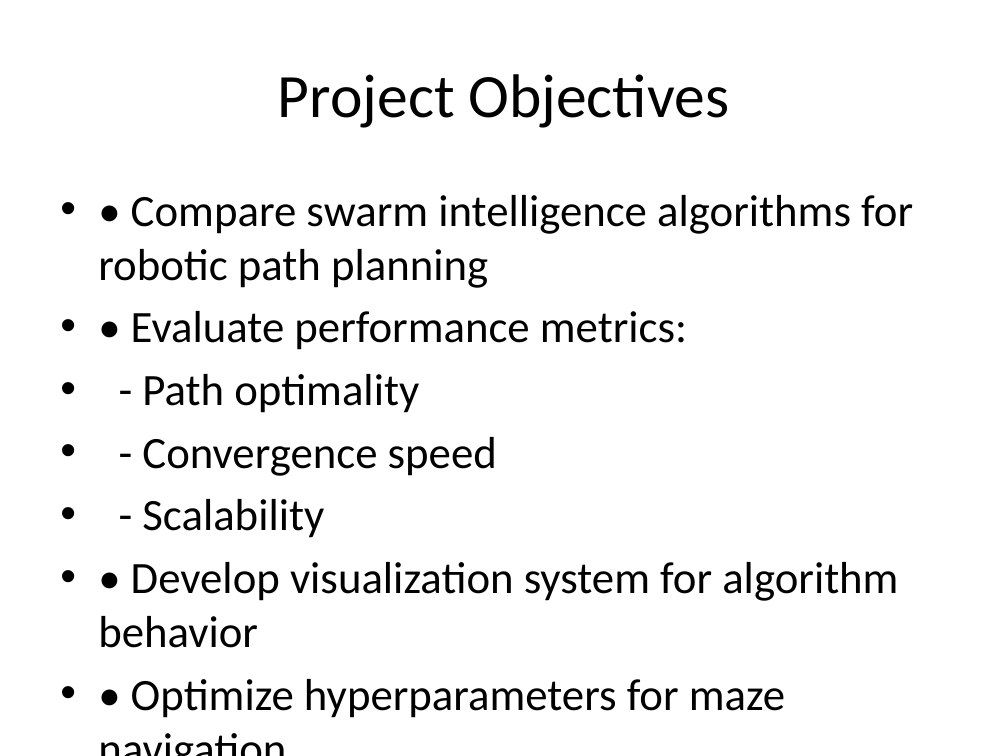
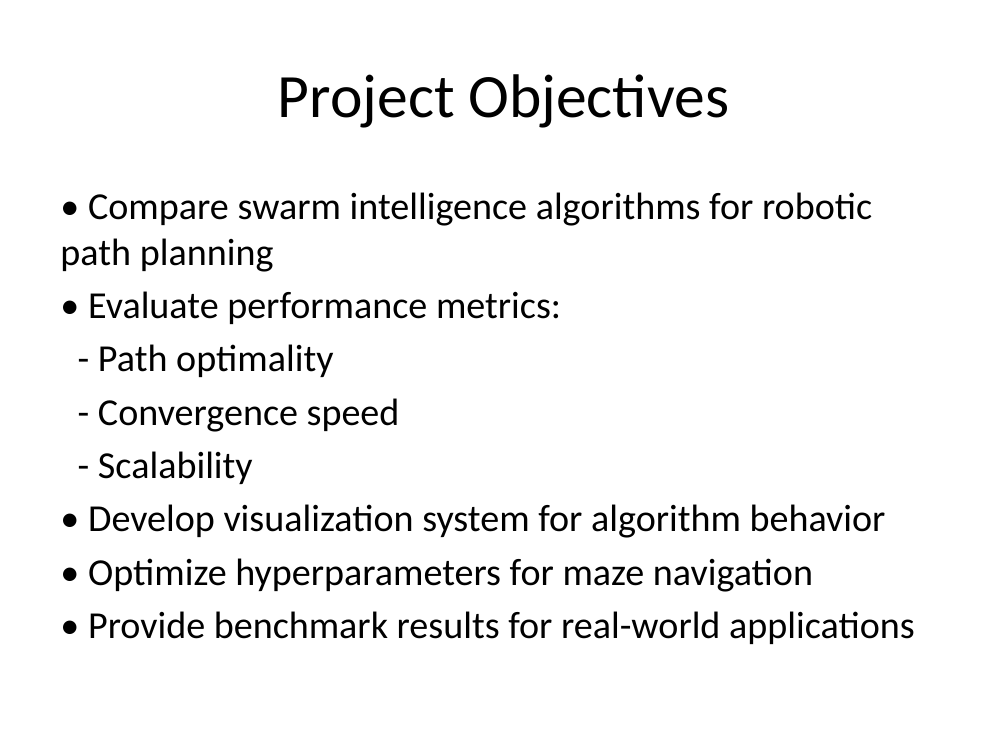
Before and after one commit to 0-Ahmed-Tamer-0/Robotics_project, a slide deck: slide 2 of SwarmMazeSolver.pptx. Drawn at 1008x756 pixels with LibreOffice and Linux fonts; fonts in the diff are those of the drawing. Boxes give left, top, right and bottom in pixels: in the first picture for what was removed or moved away, otherwise in the second. Text is boxed around its words. In the diff, an @@ line names an element or a change of style, - is before the commit and + after.

```diff
--- a/SwarmMazeSolver.pptx
+++ b/SwarmMazeSolver.pptx
@@ text "• Compare swarm intelligence algorithms ..." at (x1=60, y1=192, x2=915, y2=644): size 32 to 27.2 pt; bullet • to none @@
```
Also in this commit, not shown: 4 other slides changed.
